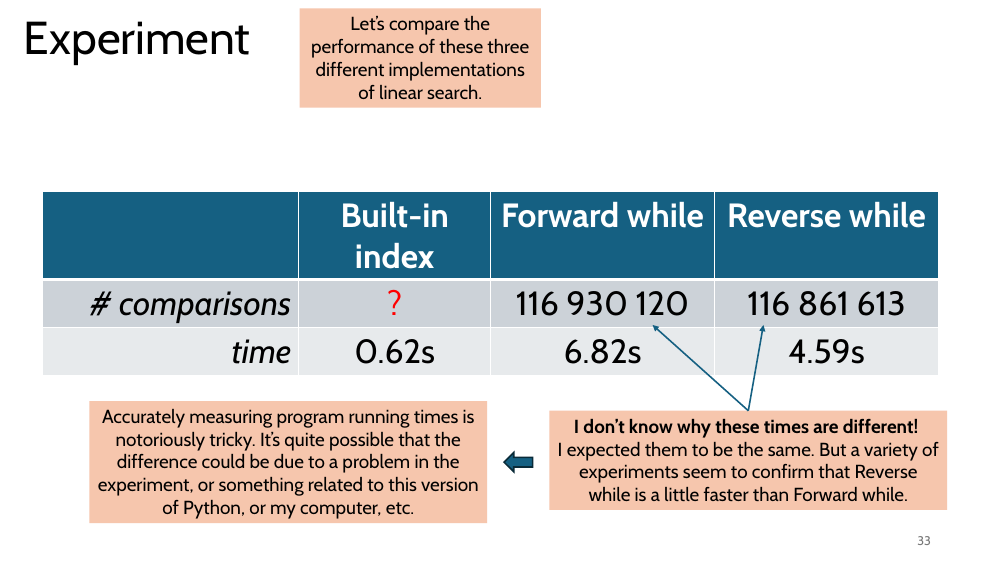
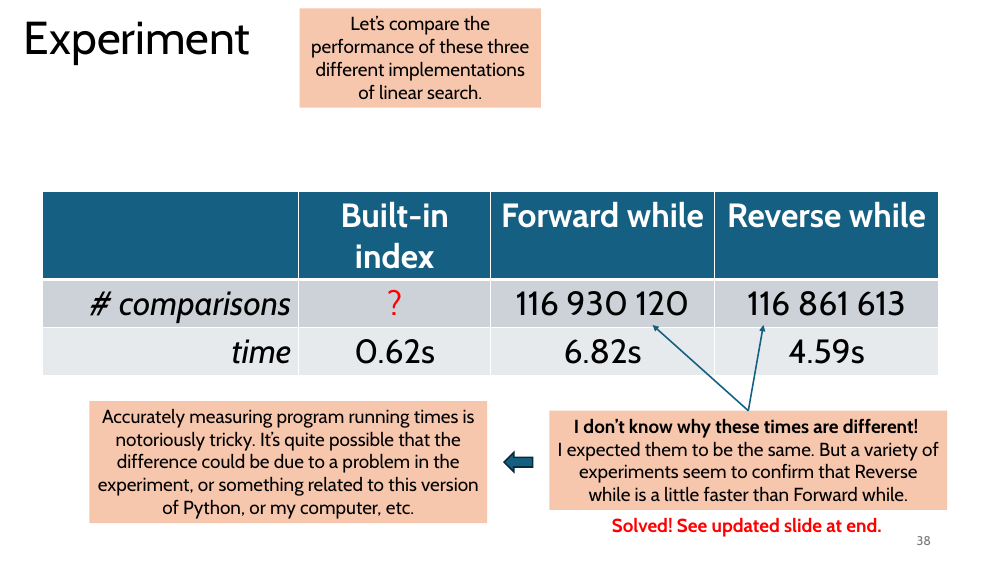
Before and after one commit to tjd1234/cmpt120fall2024, a slide deck: slide 38 of lecture_notes/chapter_algorithms/alg1_linear_search/chapter_linear_search.pptx (slide 33 before the commit). Drawn at 1008x567 pixels with LibreOffice and Linux fonts; fonts in the diff are those of the drawing. Boxes give left, top, right and bottom in pixels: in the first picture for what was removed or moved away, otherwise in the second. Text is boxed around its words. In the diff, an @@ line names an element or a change of style, - is before the commit and + after.

```diff
--- a/lecture_notes/chapter_algorithms/alg1_linear_search/chapter_linear_search.pptx
+++ b/lecture_notes/chapter_algorithms/alg1_linear_search/chapter_linear_search.pptx
@@ text added at box(612, 517, 881, 537), 18 pt, text #FF0000, bold @@
+Solved! See updated slide at end.
@@ page number at box(917, 536, 932, 545): text changed @@
-33
+38
```
Also in this commit, not shown: 25 other slides changed, 8 slides added, 1 other file.
